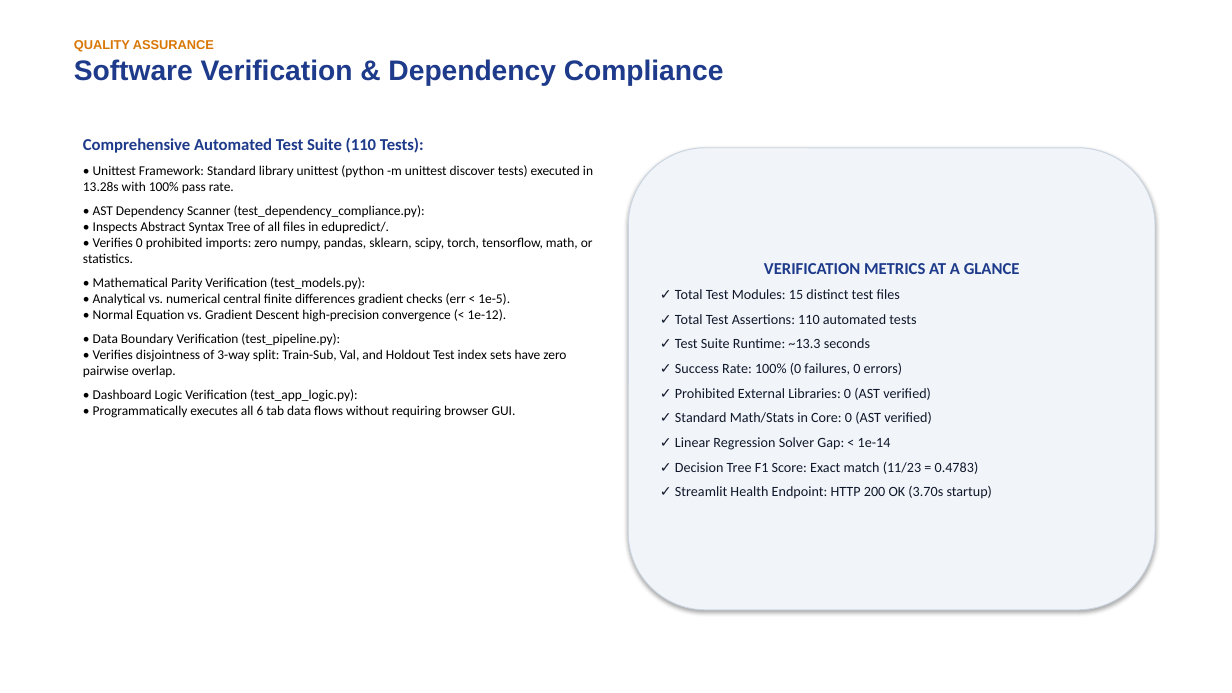
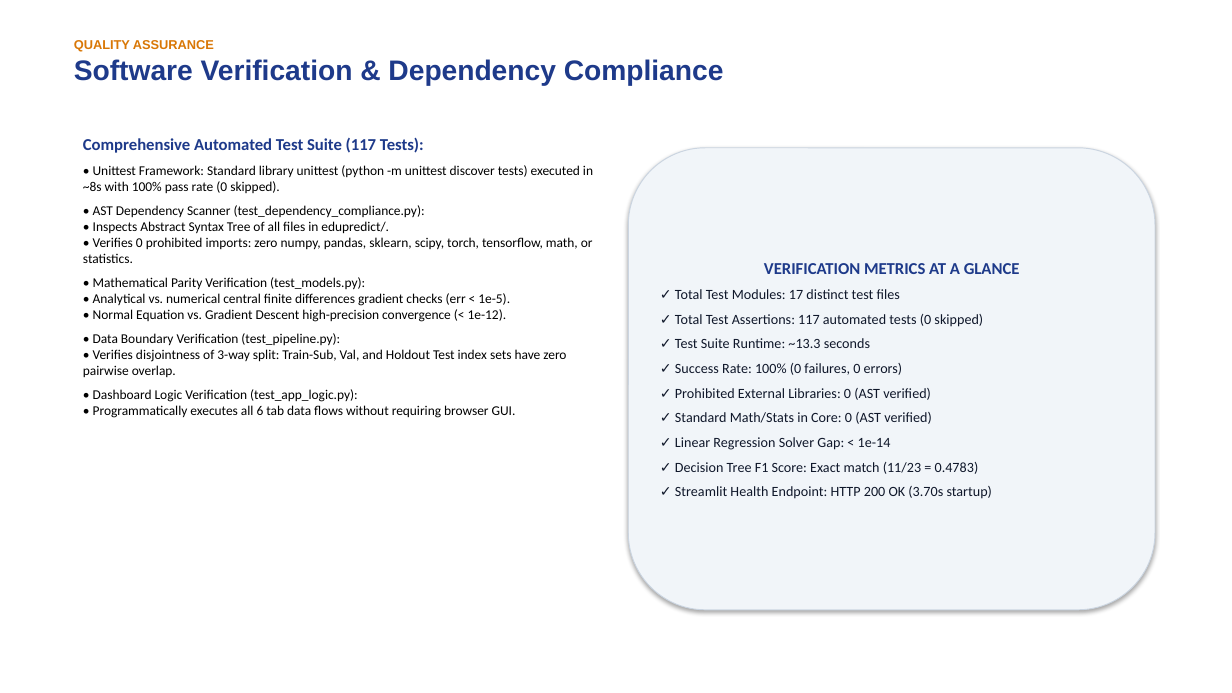
Before and after one commit to Jenish045/EduPredict, a slide deck: slide 13 of deliverables/EduPredict_Final_Project_Presentation.pptx. Drawn at 1232x693 pixels with LibreOffice and Linux fonts; fonts in the diff are those of the drawing. Boxes give left, top, right and bottom in pixels: in the first picture for what was removed or moved away, otherwise in the second. Text is boxed around its words. In the diff, an @@ line names an element or a change of style, - is before the commit and + after.

Commit message:
Finalize EduPredict: fix documentation, validate experiments, and update tests

```diff
--- a/deliverables/EduPredict_Final_Project_Presentation.pptx
+++ b/deliverables/EduPredict_Final_Project_Presentation.pptx
@@ text at box(83, 138, 593, 193): text changed @@
-Comprehensive Automated Test Suite (110 Tests):
-• Unittest Framework: Standard library unittest (python -m unittest discover tests) executed in 13.28s with 100% pass rate.
+Comprehensive Automated Test Suite (117 Tests):
+• Unittest Framework: Standard library unittest (python -m unittest discover tests) executed in ~8s with 100% pass rate (0 skipped).
@@ text in rounded rectangle at box(675, 289, 983, 327): text changed @@
-✓ Total Test Modules: 15 distinct test files
-✓ Total Test Assertions: 110 automated tests
+✓ Total Test Modules: 17 distinct test files
+✓ Total Test Assertions: 117 automated tests (0 skipped)
```
Also in this commit, not shown: 3 other slides changed, 17 other files.
